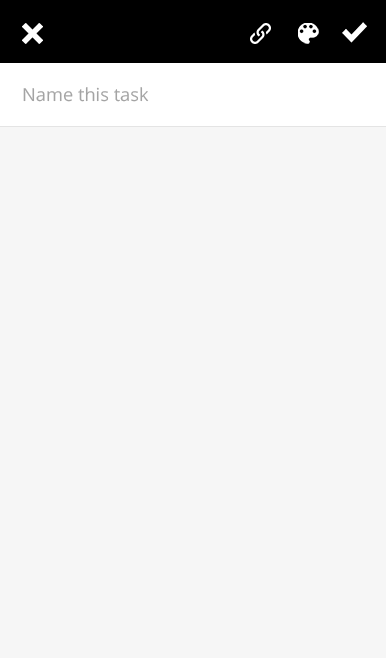
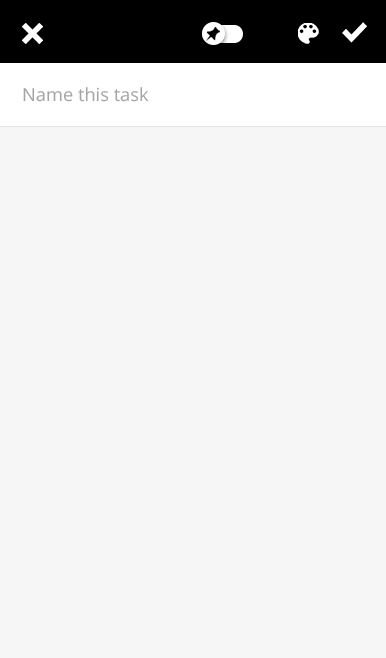
Layer changes from the first 386×658 image to the second:
added layer "untitled" above "Ellipse 1 copy" over bbox(206, 27, 220, 41)
added layer "Ellipse 1 copy" above "Ellipse 1" over bbox(202, 22, 225, 45)
added layer "Rounded Rectangle 2" above "Group 1" over bbox(202, 25, 243, 43)
removed layer "link" from group "Group 1" over bbox(250, 23, 271, 44)
